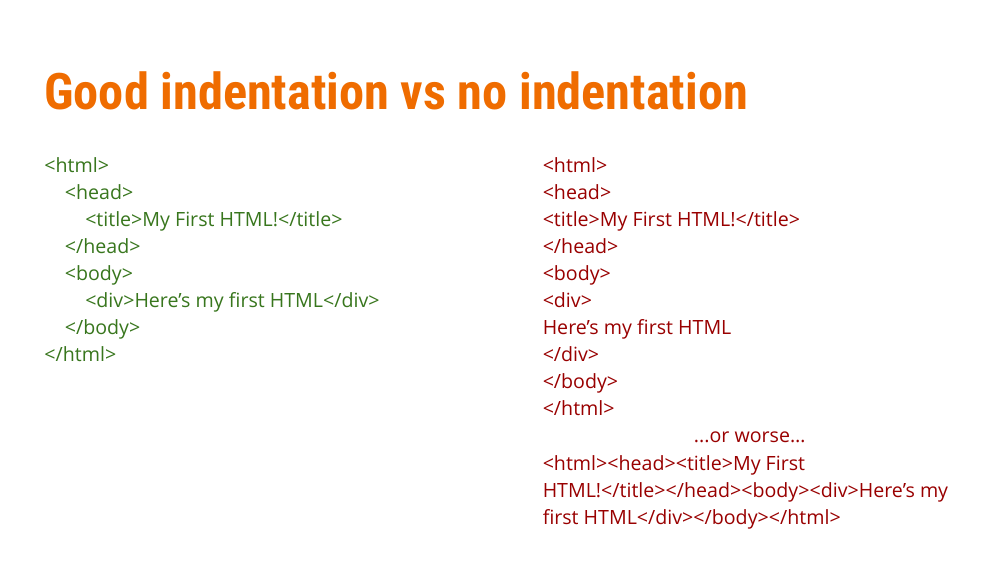
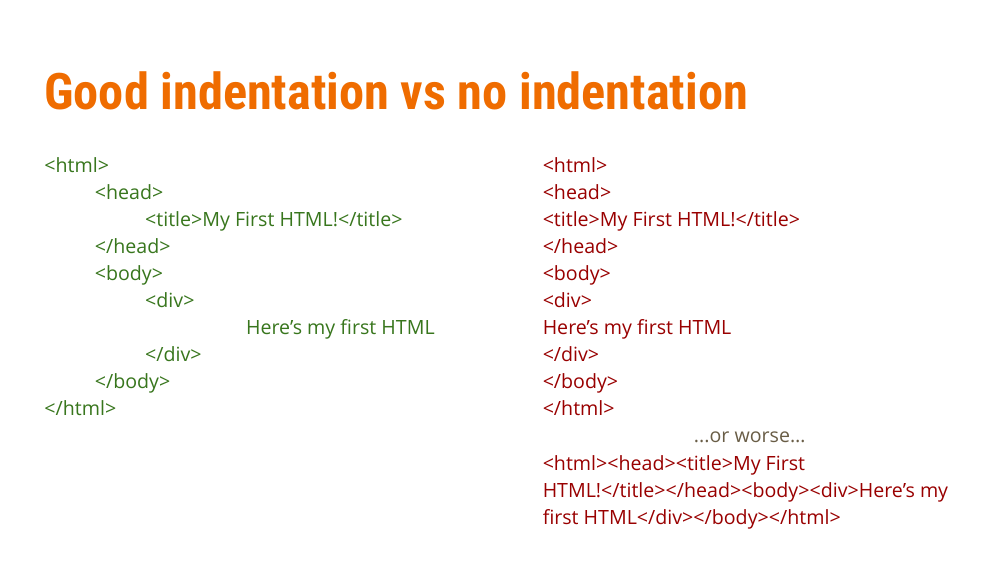
Before and after one commit to linkedin/high-school-trainee, a slide deck: slide 4 of Week_1/Lectures/1.3_HTML_and_CSS.pptx. Drawn at 1008x567 pixels with LibreOffice and Linux fonts; fonts in the diff are those of the drawing. Boxes give left, top, right and bottom in pixels: in the first picture for what was removed or moved away, otherwise in the second. Text is boxed around its words. In the diff, an @@ line names an element or a change of style, - is before the commit and + after.

```diff
--- a/Week_1/Lectures/1.3_HTML_and_CSS.pptx
+++ b/Week_1/Lectures/1.3_HTML_and_CSS.pptx
@@ text at (x1=95, y1=184, x2=403, y2=393): indent changed @@
@@ text at (x1=145, y1=292, x2=434, y2=361): text changed @@
-<div>Here’s my first HTML</div>
+<div>
+Here’s my first HTML
+</div>
@@ text at (x1=694, y1=431, x2=806, y2=443): text colour #990000 to #695D46 in "...or worse…" @@
```
Also in this commit, not shown: 20 other slides changed, 1 slide added, 1 slide removed.
